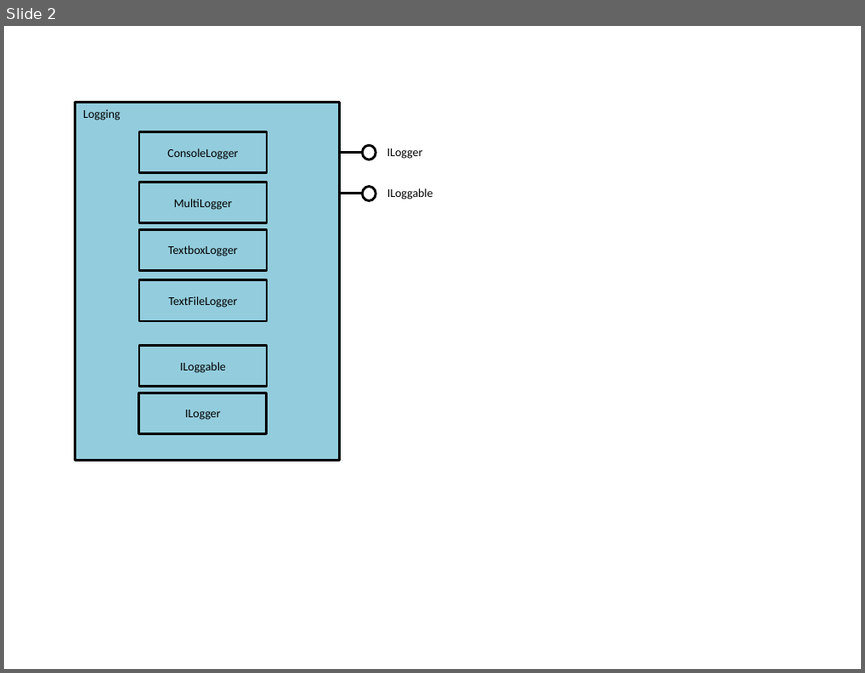
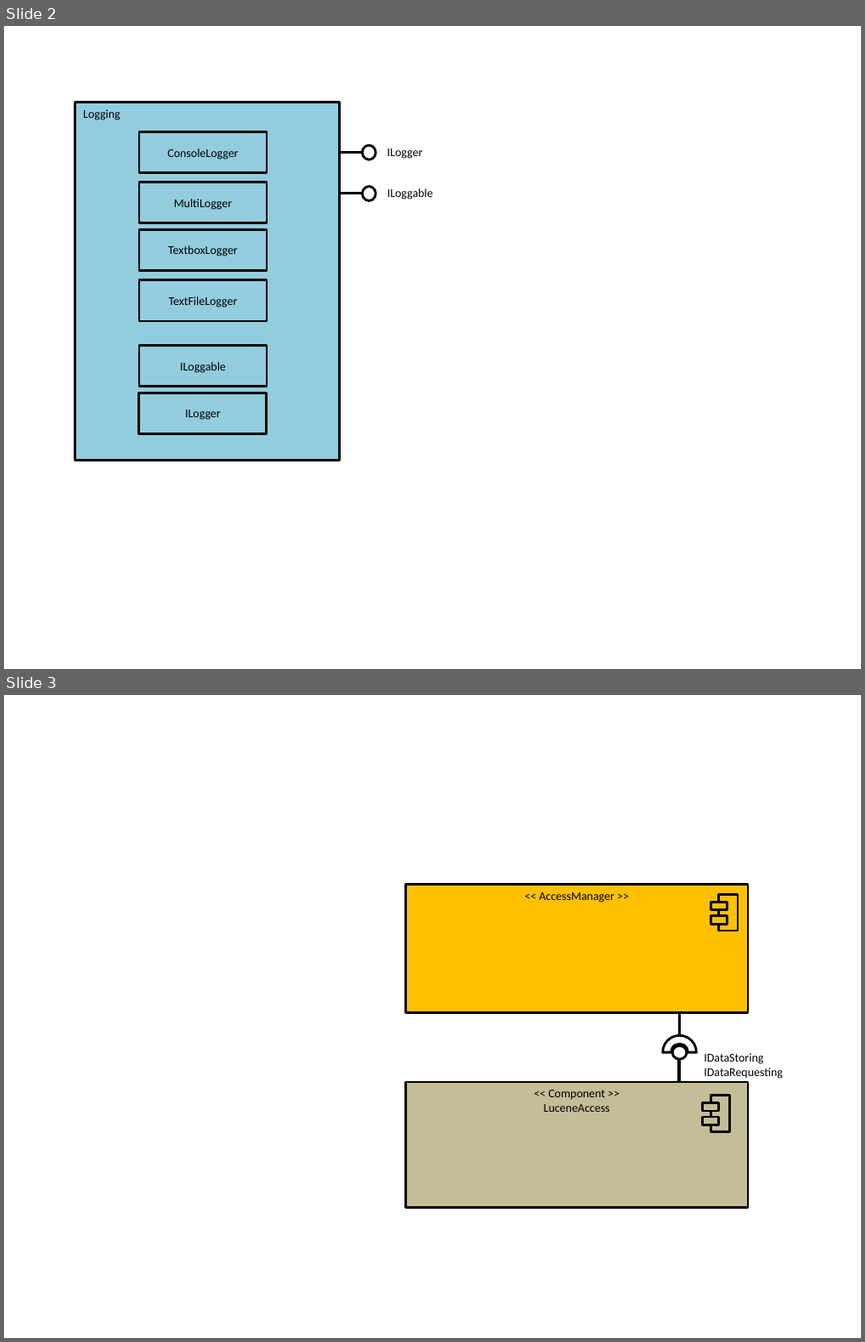
Before and after one commit to MrMame/Doci, a slide deck: documentation/Architecture_v0.1.0.pptx. Shown one above the other, each under a label of ours: slide 2 before the commit, slides 2 and 3 after it. The pictures are 865x673 and 865x1342 pixels, drawn with LibreOffice and Linux fonts; fonts in the diff are those of the drawing. Boxes give left, top, right and bottom in pixels: in the first picture for what was removed or moved away, otherwise in the second. Text is boxed around its words. In the diff, an @@ line names an element or a change of style, - is before the commit and + after.

Commit message:
Added Logic.DocumentAccessing Assembly to provide public interfaces for LuceneAccessController

```diff
--- a/documentation/Architecture_v0.1.0.pptx
+++ b/documentation/Architecture_v0.1.0.pptx
@@ slide 3 added at [4,695,861,1338], background #FFFFFF @@
@@ rectangle added at [406,885,749,1013], fill #FFC000, outline #000000 2 pt, 10 pt, text #000000 @@
+<< AccessManager >>
@@ rectangle added at [719,895,738,930], fill #FFC000, outline #000000 2 pt @@
@@ rectangle added at [711,902,727,909], fill #FFC000, outline #000000 2 pt @@
@@ rectangle added at [711,916,727,924], fill #FFC000, outline #000000 2 pt @@
@@ line added from (679, 1035) to (679, 1013), #000000 2.25 pt @@
@@ arch (boxed as its full ring) added at [663,1035,696,1068], fill #FFFFFF, outline #000000 2 pt @@
@@ ellipse added at [672,1045,687,1059], outline #000000 2 pt @@
@@ line added from (679, 1082) to (679, 1059), #000000 2.25 pt @@
@@ text added at [704,1053,783,1078], 10 pt, text #000000 @@
+IDataStoring
+IDataRequesting
@@ rectangle added at [406,1082,749,1208], fill #C4BD97, outline #000000 2 pt, 10 pt, text #000000 @@
+<< Component >>
+LuceneAccess
@@ rectangle added at [711,1095,730,1131], fill #C4BD97, outline #000000 2 pt @@
@@ rectangle added at [703,1103,719,1111], fill #C4BD97, outline #000000 2 pt @@
@@ rectangle added at [703,1117,719,1124], fill #C4BD97, outline #000000 2 pt @@
```
Also in this commit, not shown: 1 slide changed, 1 slide removed, 8 other files.
